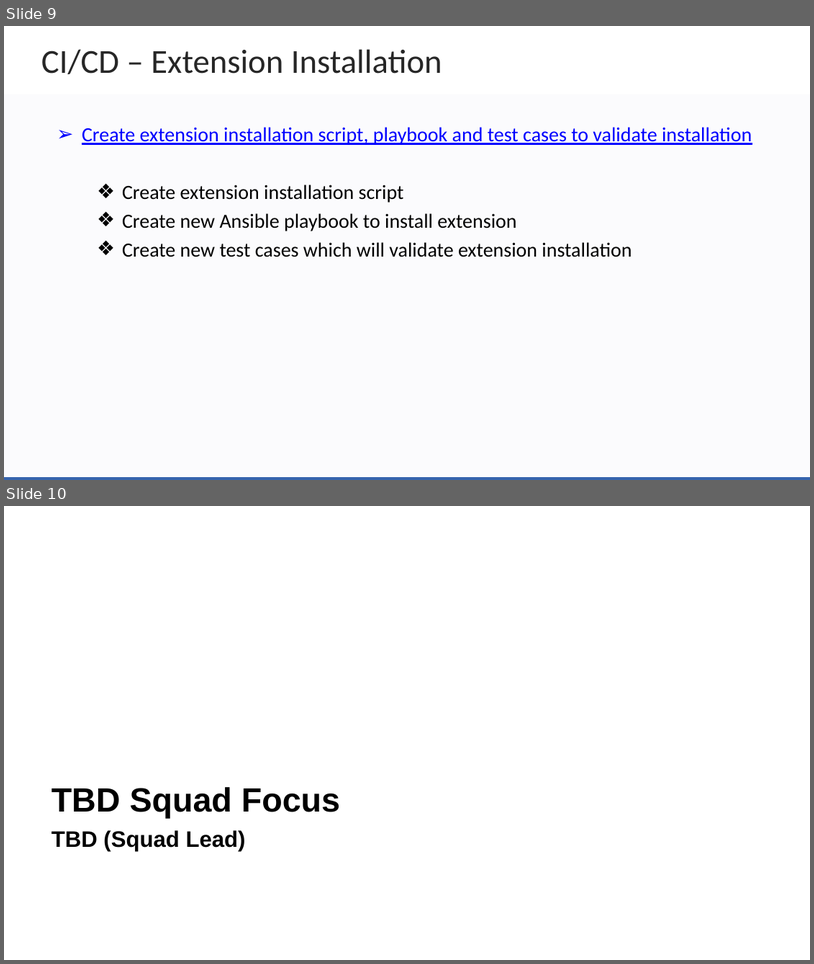
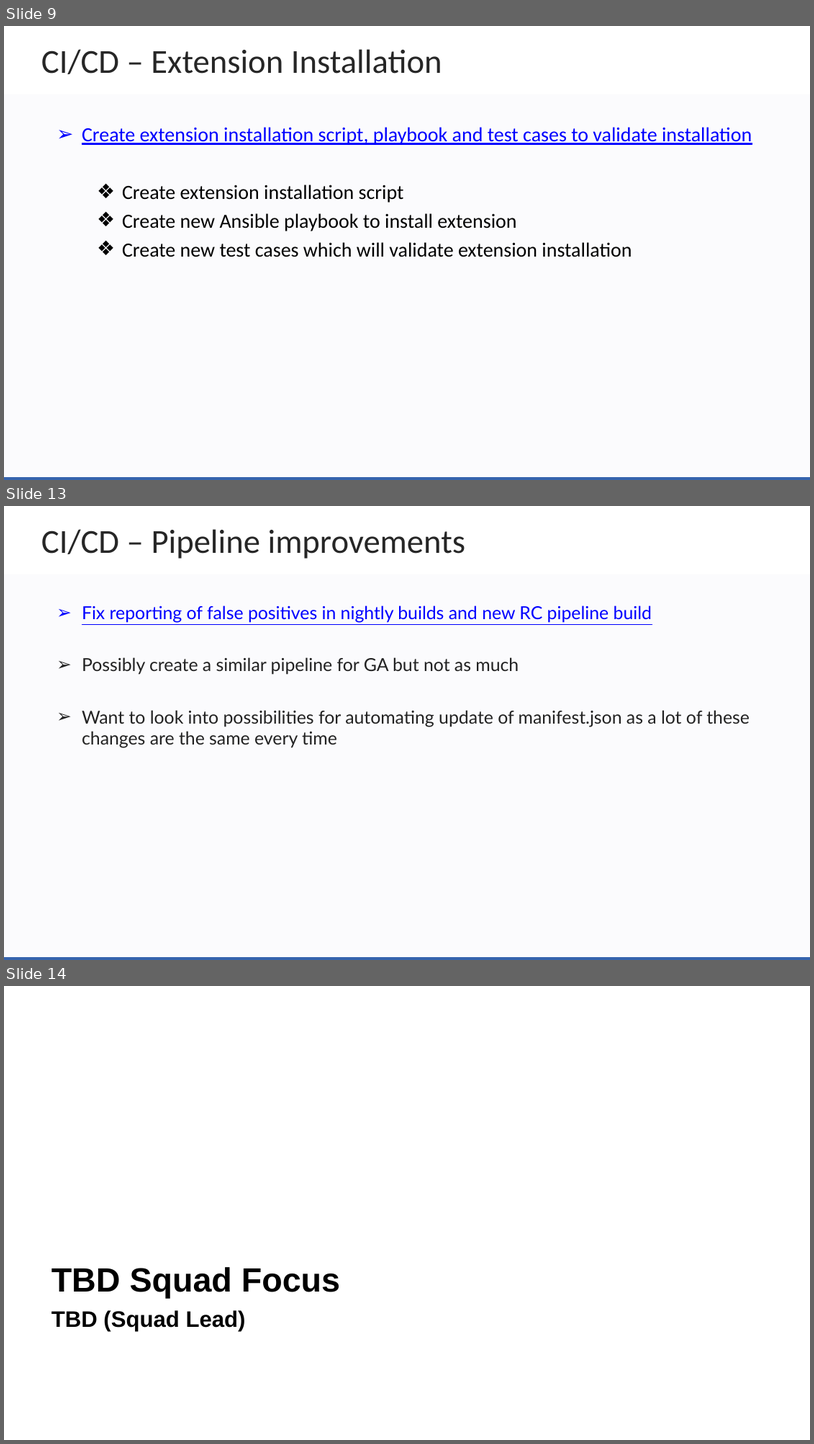
Before and after one commit to zowe/community, a slide deck: Project Management/PI Planning/20PI4 Planning/Zowe Community Squad Focus for 20PI4.pptx. Shown one above the other, each under a label of ours: slides 9 and 10 before the commit, slides 9, 13 and 14 after it; the slides between them are not shown. The pictures are 814x964 and 814x1444 pixels, drawn with LibreOffice and Linux fonts; fonts in the diff are those of the drawing; background and template pictures are left out. Boxes give left, top, right and bottom in pixels: in the first picture for what was removed or moved away, otherwise in the second. Text is boxed around its words. In the diff, an @@ line names an element or a change of style, - is before the commit and + after.

```diff
--- a/Project Management/PI Planning/20PI4 Planning/Zowe Community Squad Focus for 20PI4.pptx
+++ b/Project Management/PI Planning/20PI4 Planning/Zowe Community Squad Focus for 20PI4.pptx
@@ slide 13 added at (4,506,810,960), background #FFFFFF; not listed: 2 template elements that a slide beside it also shows @@
@@ text added at (41,529,466,559), 30 pt, text #262626 @@
+CI/CD – Pipeline improvements
@@ text added at (82,605,750,748), 16 pt, text #222222 @@
+➢ Fix reporting of false positives in nightly builds and new RC pipeline build
+➢ Possibly create a similar pipeline for GA but not as much
+➢ Want to look into possibilities for automating update of manifest.json as a lot of these changes are the same every time
@@ what was slide 10 is now slide 14 @@
```
Also in this commit, not shown: 3 other slides added.
